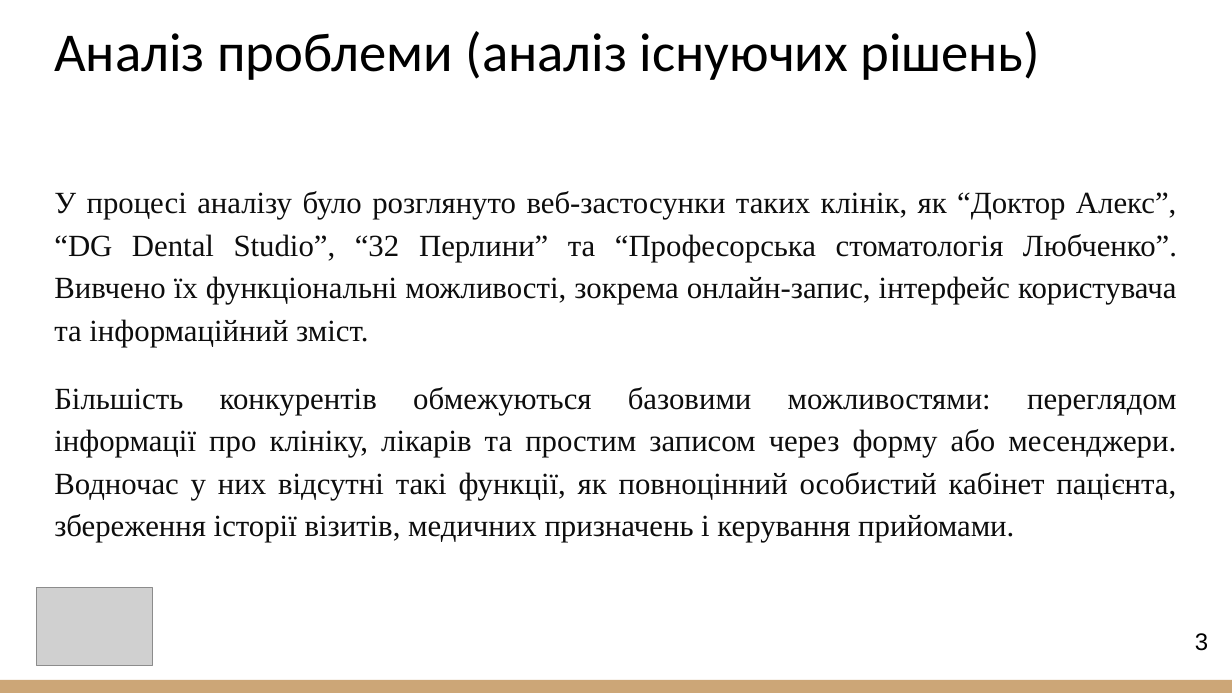
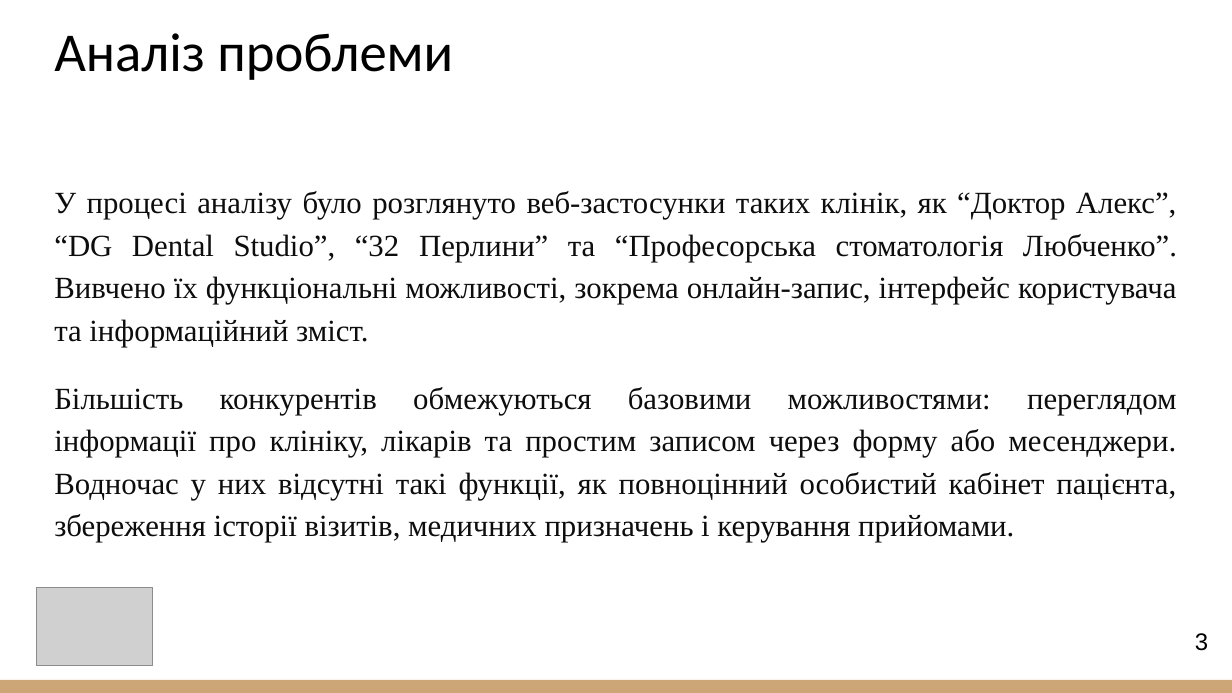
Before and after one commit to irynaMak2025/2025_B_PI_PZPIpz-23-1_Makieieva_I_G, a slide deck: slide 3 of 2025_B_PI_PZPIpz-23-1_Makieieva_I_G.pptx. Drawn at 1232x693 pixels with LibreOffice and Linux fonts; fonts in the diff are those of the drawing; grey boxes stand for pictures. Boxes give left, top, right and bottom in pixels: in the first picture for what was removed or moved away, otherwise in the second. Text is boxed around its words. In the diff, an @@ line names an element or a change of style, - is before the commit and + after.

```diff
--- a/2025_B_PI_PZPIpz-23-1_Makieieva_I_G.pptx
+++ b/2025_B_PI_PZPIpz-23-1_Makieieva_I_G.pptx
@@ title at [54,33,453,80]: text changed @@
-Аналіз проблеми (аналіз існуючих рішень)
+Аналіз проблеми
```
Also in this commit, not shown: 5 other slides changed.
